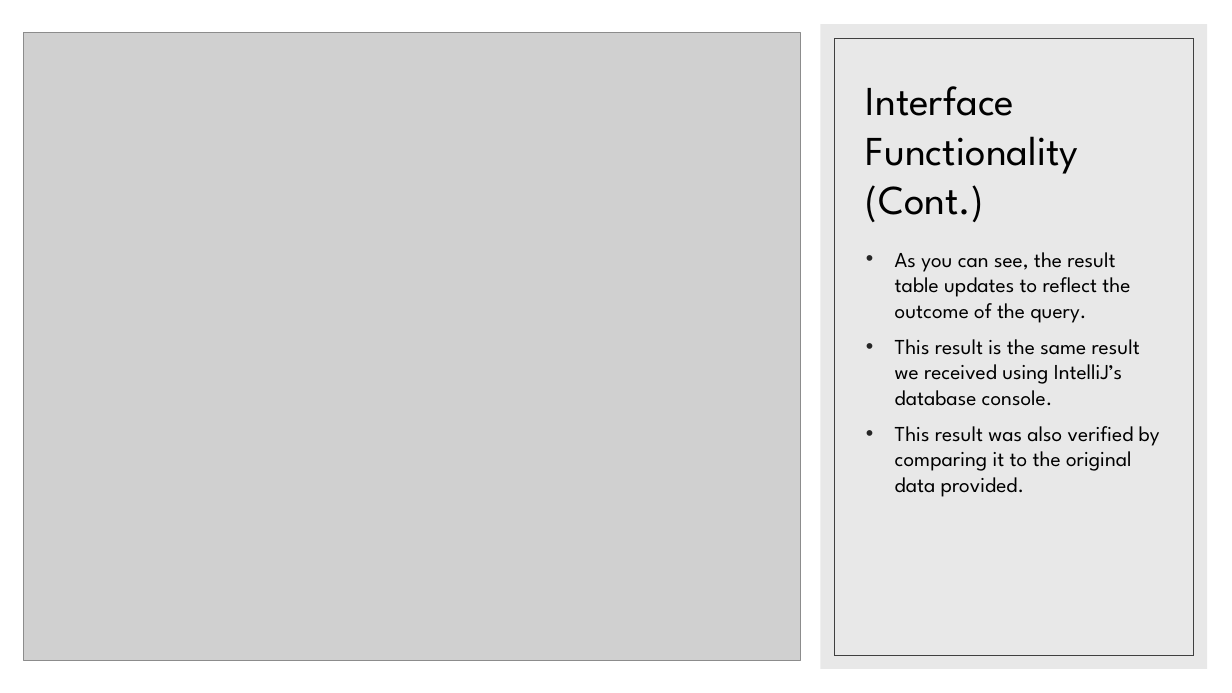
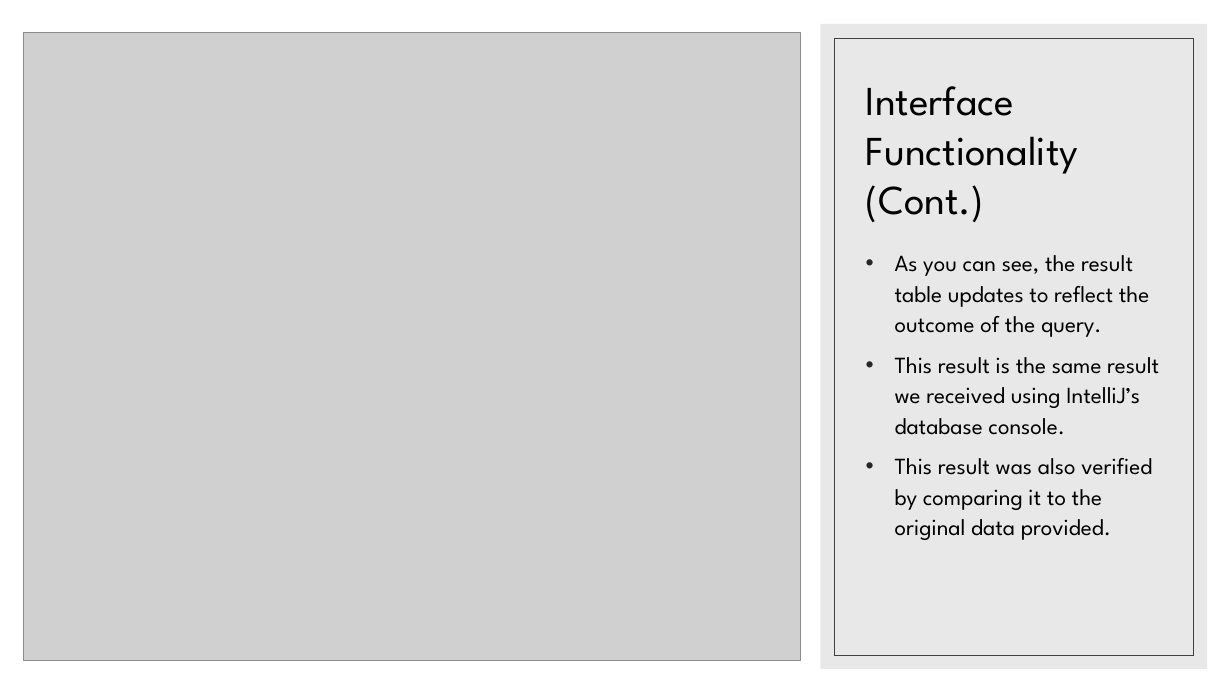
Before and after one commit to COMP-6120/FinalProject, a slide deck: slide 15 of Presentation.pptx. Drawn at 1232x693 pixels with LibreOffice and Linux fonts; fonts in the diff are those of the drawing; grey boxes stand for pictures. Boxes give left, top, right and bottom in pixels: in the first picture for what was removed or moved away, otherwise in the second. Text is boxed around its words. In the diff, an @@ line names an element or a change of style, - is before the commit and + after.

```diff
--- a/Presentation.pptx
+++ b/Presentation.pptx
@@ text "As you can see, the ..." at <box>895,255,1159,540</box>: size 16.6 to 18 pt; line spacing 1 to 1.1 @@
```
Also in this commit, not shown: 5 other slides changed.
